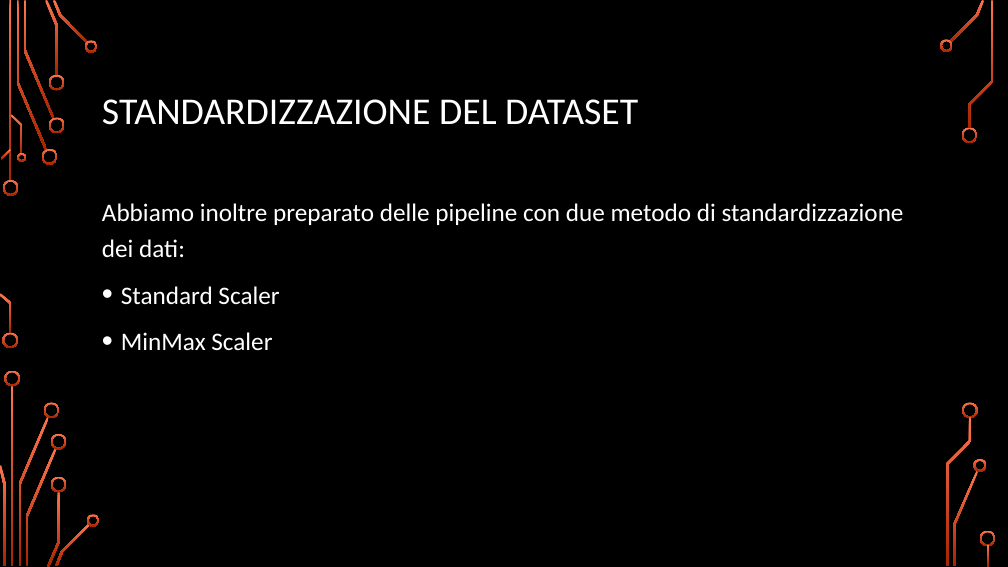
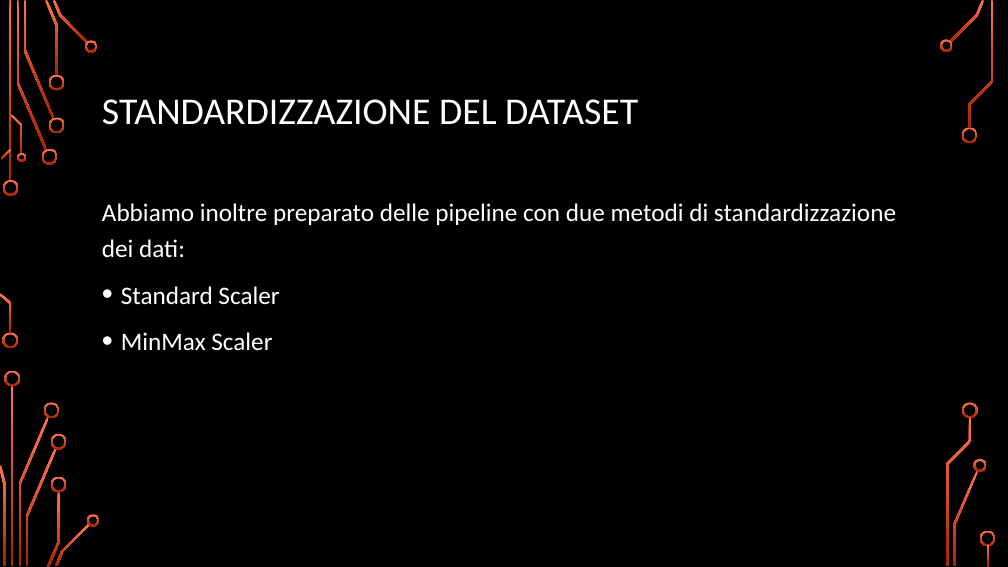
Before and after one commit to rot13-git/Dm-Project, a slide deck: slide 12 of Presentazione.pptx. Drawn at 1008x567 pixels with LibreOffice and Linux fonts; fonts in the diff are those of the drawing; background and template pictures are left out. Boxes give left, top, right and bottom in pixels: in the first picture for what was removed or moved away, otherwise in the second. Text is boxed around its words. In the diff, an @@ line names an element or a change of style, - is before the commit and + after.

```diff
--- a/Presentazione.pptx
+++ b/Presentazione.pptx
@@ text at <box>102,203,896,257</box>: text changed @@
-Abbiamo inoltre preparato delle pipeline con due metodo di standardizzazione dei dati:
+Abbiamo inoltre preparato delle pipeline con due metodi di standardizzazione dei dati:
```
Also in this commit, not shown: 8 other slides changed, 2 slides added.
